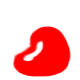
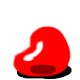
Layer changes from the first 80 x 80 image to the second:
painted on "新規レイヤー" over [17, 64, 72, 79]
